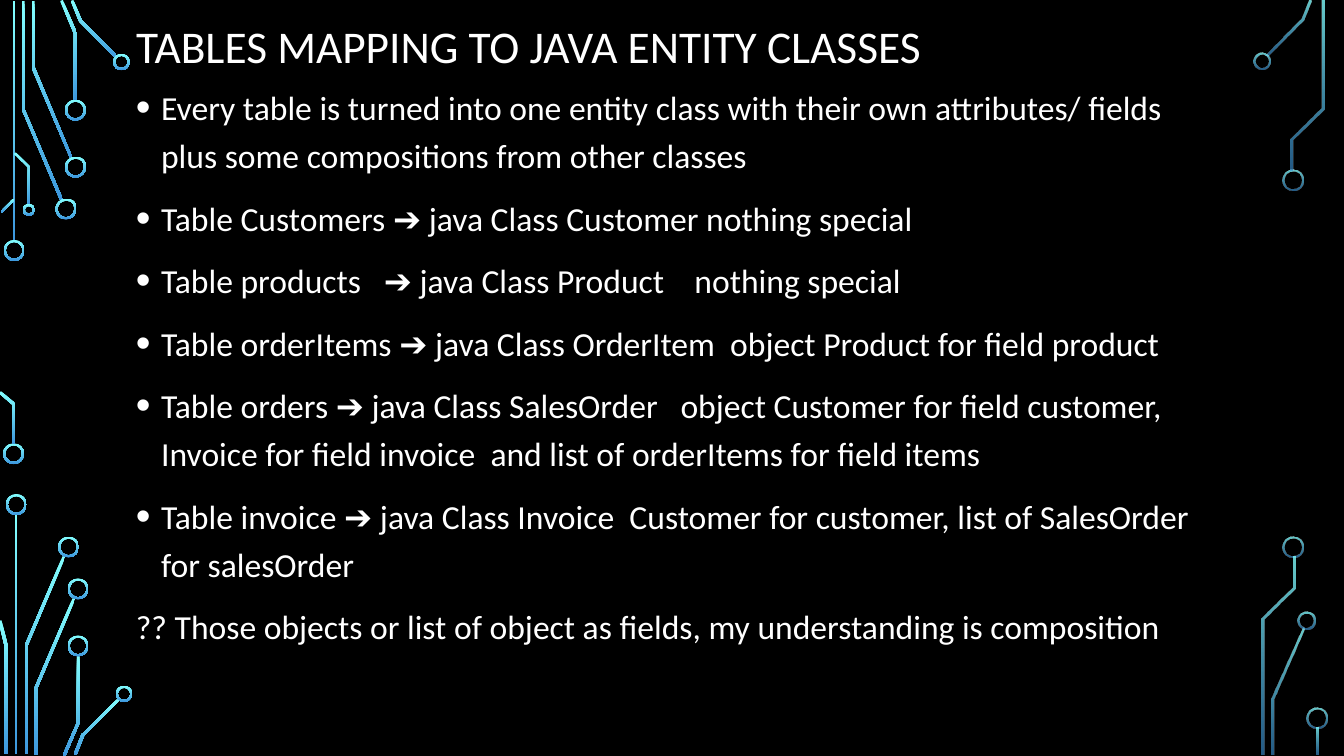
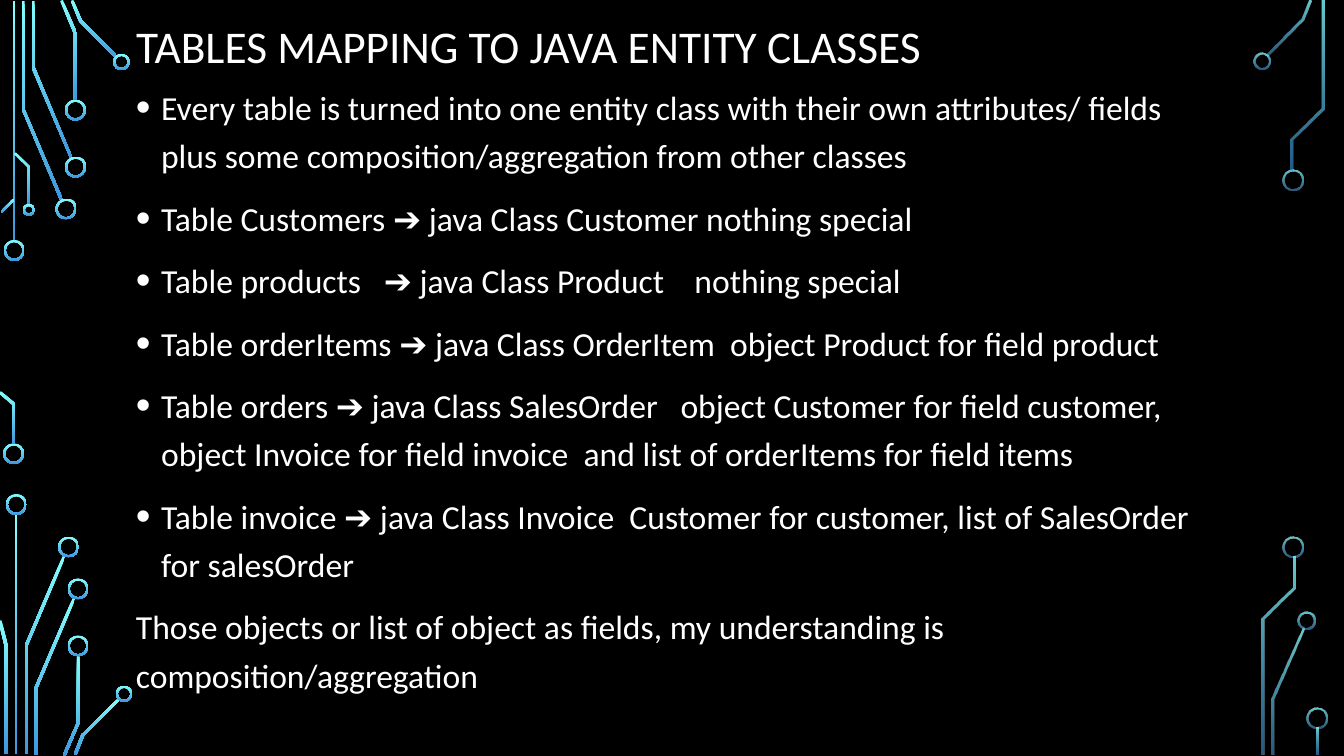
Before and after one commit to zdf22018/project_sales_order_invoicing, a slide deck: slide 9 of Sales Order and invoicing – desktop program.pptx (slide 7 before the commit). Drawn at 1344x756 pixels with LibreOffice and Linux fonts; fonts in the diff are those of the drawing; background and template pictures are left out. Boxes give left, top, right and bottom in pixels: in the first picture for what was removed or moved away, otherwise in the second. Text is boxed around its words. In the diff, an @@ line names an element or a change of style, - is before the commit and + after.

Commit message:
ppx updated, fixed the orderstatus count

```diff
--- a/Sales Order and invoicing – desktop program.pptx
+++ b/Sales Order and invoicing – desktop program.pptx
@@ text at box(161, 96, 1161, 174): text changed @@
-• Every table is turned into one entity class with their own attributes/ fields plus some compositions from other classes
+• Every table is turned into one entity class with their own attributes/ fields plus some composition/aggregation from other classes
@@ text at box(161, 394, 1161, 472): text changed @@
-• Table orders ➔ java Class SalesOrder object Customer for field customer, Invoice for field invoice and list of orderItems for field items
+• Table orders ➔ java Class SalesOrder object Customer for field customer, object Invoice for field invoice and list of orderItems for field items
@@ text at box(136, 615, 944, 694): text changed @@
-?? Those objects or list of object as fields, my understanding is composition
+Those objects or list of object as fields, my understanding is composition/aggregation
```
Also in this commit, not shown: 7 other slides changed, 7 slides added, 2 slides removed, 20 other files.
